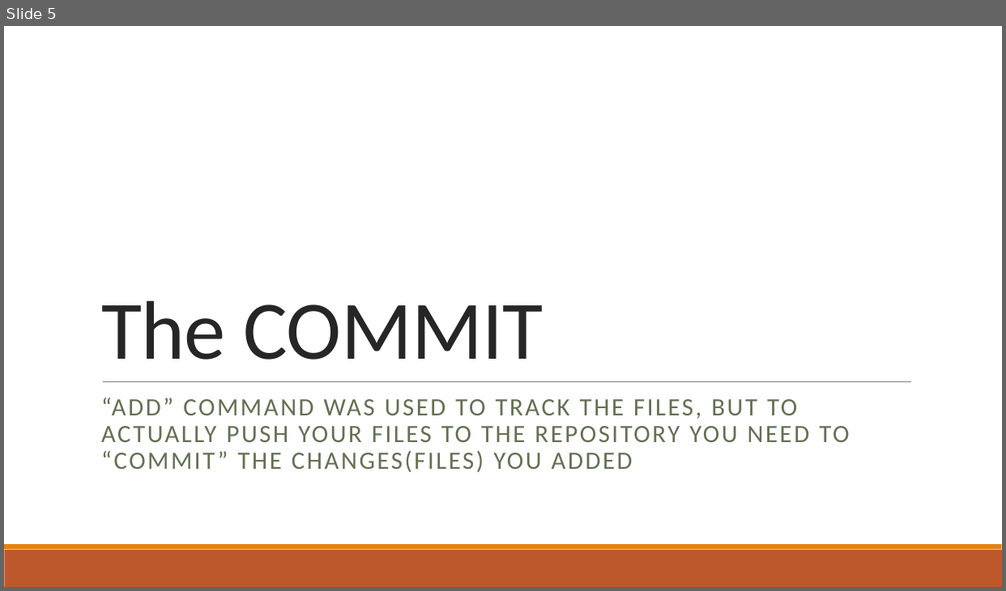
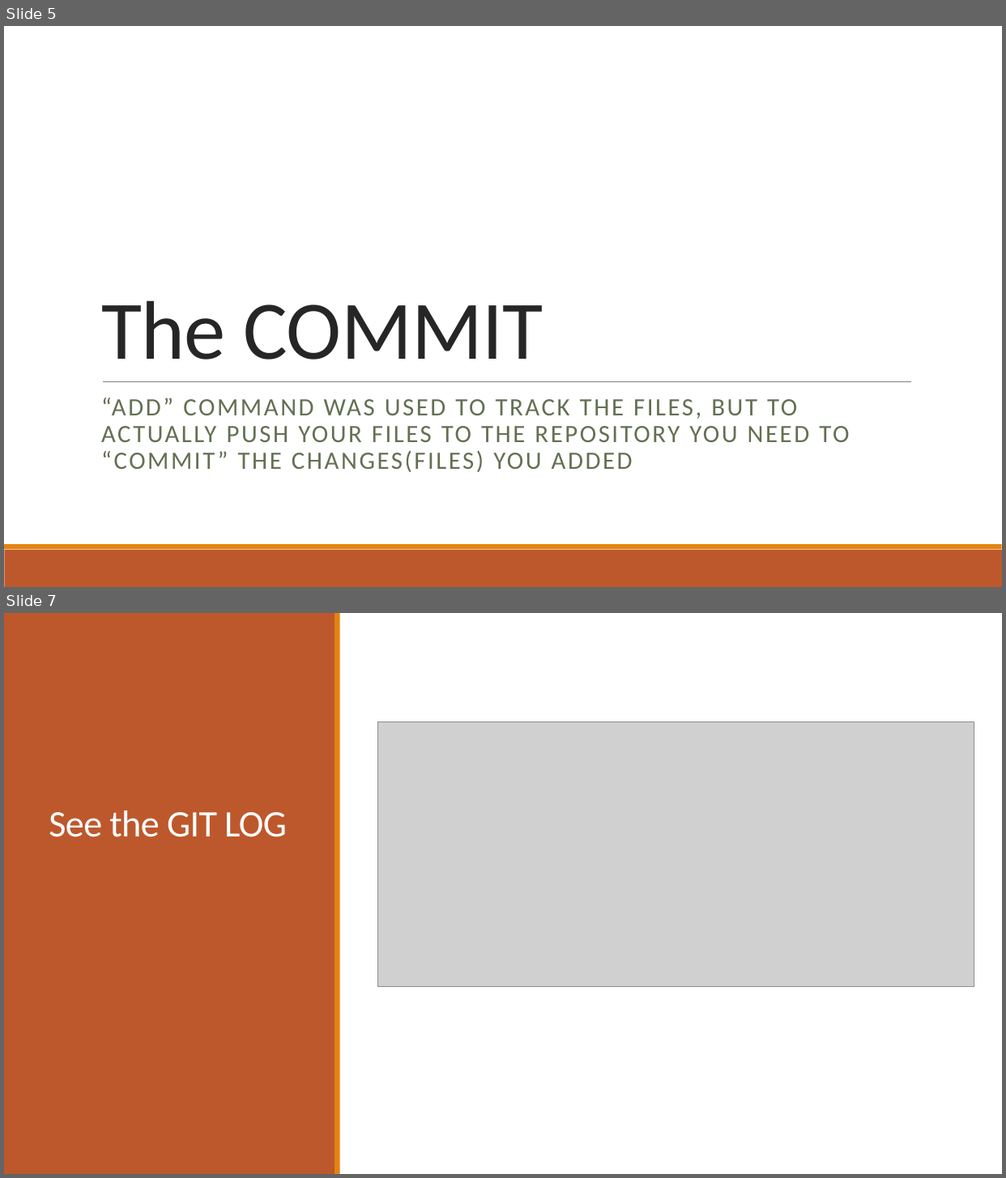
Before and after one commit to yash03/Git-Tutorial, a slide deck: Presentations/Chapter 2/Chapter – 2.pptx. Shown one above the other, each under a label of ours: slide 5 before the commit, slides 5 and 7 after it; the slides between them are not shown. The pictures are 1006x591 and 1006x1178 pixels, drawn with LibreOffice and Linux fonts; fonts in the diff are those of the drawing; grey boxes stand for pictures. Boxes give left, top, right and bottom in pixels: in the first picture for what was removed or moved away, otherwise in the second. Text is boxed around its words. In the diff, an @@ line names an element or a change of style, - is before the commit and + after.

```diff
--- a/Presentations/Chapter 2/Chapter – 2.pptx
+++ b/Presentations/Chapter 2/Chapter – 2.pptx
@@ slide 7 added at (4, 613, 1002, 1174), background #FFFFFF @@
@@ rectangle added at (4, 613, 335, 1174), fill #BD582C @@
@@ rectangle added at (335, 613, 340, 1174), fill #E48312 @@
@@ picture added at (377, 722, 975, 987) @@
@@ title added at (49, 811, 287, 837), 36 pt, text #FFFFFF @@
+See the GIT LOG
```
Also in this commit, not shown: 2 slides changed, 3 other files.
